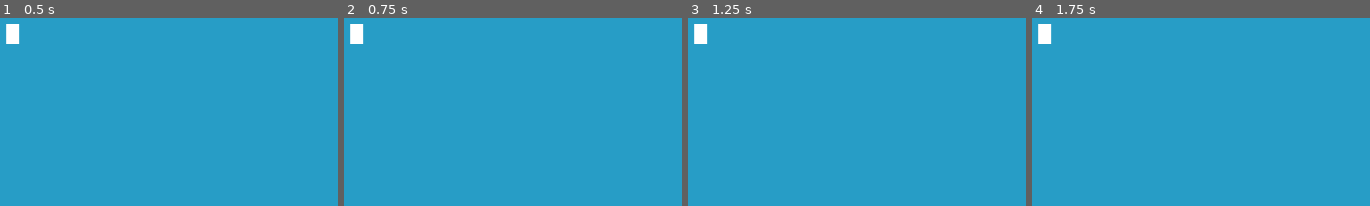
Above: before the commit, frames 1-4 (left to right).
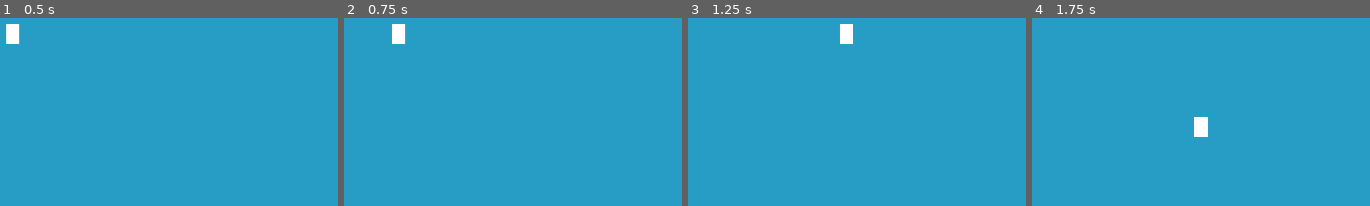
Above: after the commit, the same moments.

Repository: Not-Aaron/archive_dungeon
Game: Godot game, scene res://src/main.tscn
Two runs of this game, one before a commit and one after it. Both use one fixed random seed, a clock stepped at 60 frames per second and the inputs below.
Inputs:
- Up to frame 1 (0.5 s): no input
- Up to frame 2 (0.75 s): tap Enter at 0.5 s; hold D (move_right, bound only after the commit) from 0.53 s (still down)
- Up to frame 3 (1.25 s): keep holding D (move_right, bound only after the commit)
- Up to frame 4 (1.75 s): release D (move_right, bound only after the commit) at 1.28 s; hold S (move_down, bound only after the commit) from 1.28 s (still down)

Frame 1 is identical in both runs. In frame 2, 0.8% of the frame differs, in the area x 1-19%, y 3-14%; in frame 3, 0.8%; in frame 4, 0.9%, in the area x 1-53%, y 3-64%.

Commit message:
correct prior commit errors

Diff:
--- a/project.godot
+++ b/project.godot
@@ -7,16 +7,6 @@
 ;   param=value ; assign values to parameters
 
 config_version=4
-
-_global_script_classes=[ {
-"base": "KinematicBody2D",
-"class": "Player",
-"language": "GDScript",
-"path": "res://src/actors/player/player.gd"
-} ]
-_global_script_class_icons={
-"Player": ""
-}
 
 [application]
 
@@ -28,7 +18,11 @@
 
 window/size/width=1920
 window/size/height=1080
-window/size/fullscreen=true
+
+[global]
+
+fullscreen=false
+fullscreen\=false
 
 [gui]
 
@@ -38,22 +32,22 @@
 
 move_left={
 "deadzone": 0.5,
-"events": [ Object(InputEventKey,"resource_local_to_scene":false,"resource_name":"","device":0,"alt":false,"shift":false,"control":false,"meta":false,"command":false,"pressed":false,"scancode":0,"physical_scancode":0,"unicode":0,"echo":false,"script":null)
+"events": [ Object(InputEventKey,"resource_local_to_scene":false,"resource_name":"","device":0,"alt":false,"shift":false,"control":false,"meta":false,"command":false,"pressed":false,"scancode":65,"physical_scancode":0,"unicode":0,"echo":false,"script":null)
  ]
 }
 move_right={
 "deadzone": 0.5,
-"events": [ Object(InputEventKey,"resource_local_to_scene":false,"resource_name":"","device":0,"alt":false,"shift":false,"control":false,"meta":false,"command":false,"pressed":false,"scancode":0,"physical_scancode":0,"unicode":0,"echo":false,"script":null)
+"events": [ Object(InputEventKey,"resource_local_to_scene":false,"resource_name":"","device":0,"alt":false,"shift":false,"control":false,"meta":false,"command":false,"pressed":false,"scancode":68,"physical_scancode":0,"unicode":0,"echo":false,"script":null)
  ]
 }
 move_up={
 "deadzone": 0.5,
-"events": [ Object(InputEventKey,"resource_local_to_scene":false,"resource_name":"","device":0,"alt":false,"shift":false,"control":false,"meta":false,"command":false,"pressed":false,"scancode":0,"physical_scancode":0,"unicode":0,"echo":false,"script":null)
+"events": [ Object(InputEventKey,"resource_local_to_scene":false,"resource_name":"","device":0,"alt":false,"shift":false,"control":false,"meta":false,"command":false,"pressed":false,"scancode":87,"physical_scancode":0,"unicode":0,"echo":false,"script":null)
  ]
 }
 move_down={
 "deadzone": 0.5,
-"events": [ Object(InputEventKey,"resource_local_to_scene":false,"resource_name":"","device":0,"alt":false,"shift":false,"control":false,"meta":false,"command":false,"pressed":false,"scancode":0,"physical_scancode":0,"unicode":0,"echo":false,"script":null)
+"events": [ Object(InputEventKey,"resource_local_to_scene":false,"resource_name":"","device":0,"alt":false,"shift":false,"control":false,"meta":false,"command":false,"pressed":false,"scancode":83,"physical_scancode":0,"unicode":0,"echo":false,"script":null)
  ]
 }
 
Binary file removed: Assets/icon.png
Binary file added: Assets/player/down1.png
Not shown, added: Assets/player/down1.png.import
Binary file added: Assets/player/down2.png
Not shown, added: Assets/player/down2.png.import
Binary file added: Assets/player/left1.png
Not shown, added: Assets/player/left1.png.import
Binary file added: Assets/player/left2.png
Not shown, changed: Assets/player/left2.png.import
Binary file added: Assets/player/right1.png
Not shown, added: Assets/player/right1.png.import
Binary file added: Assets/player/right2.png
(and 7 more such lines)
